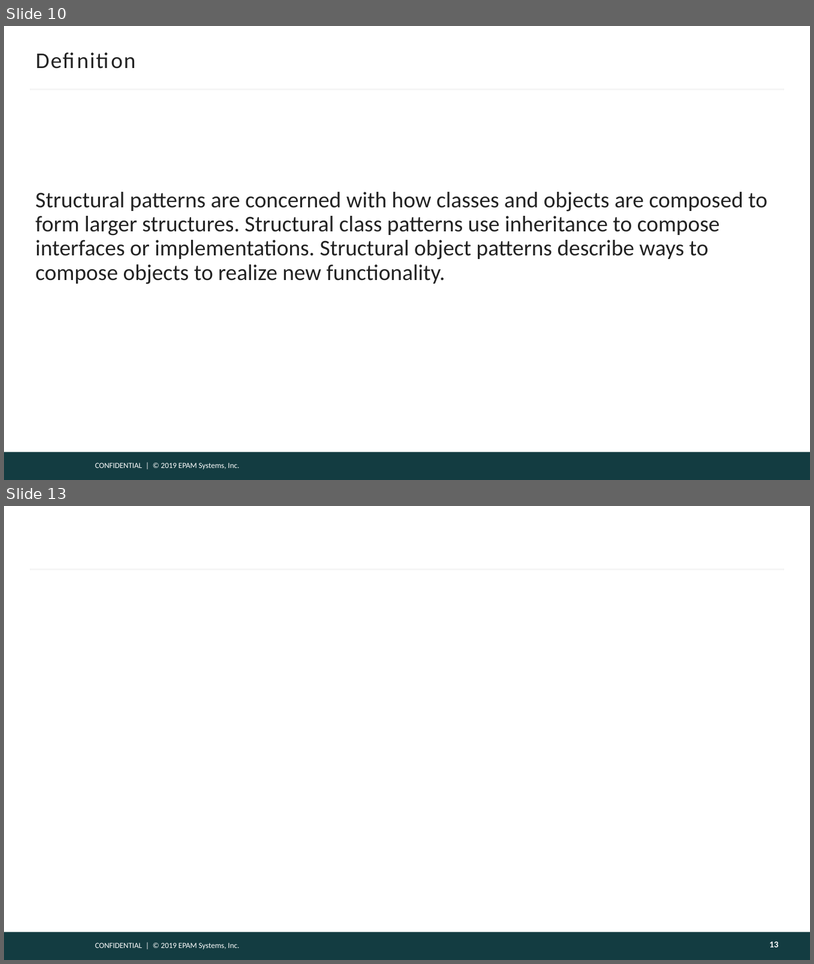
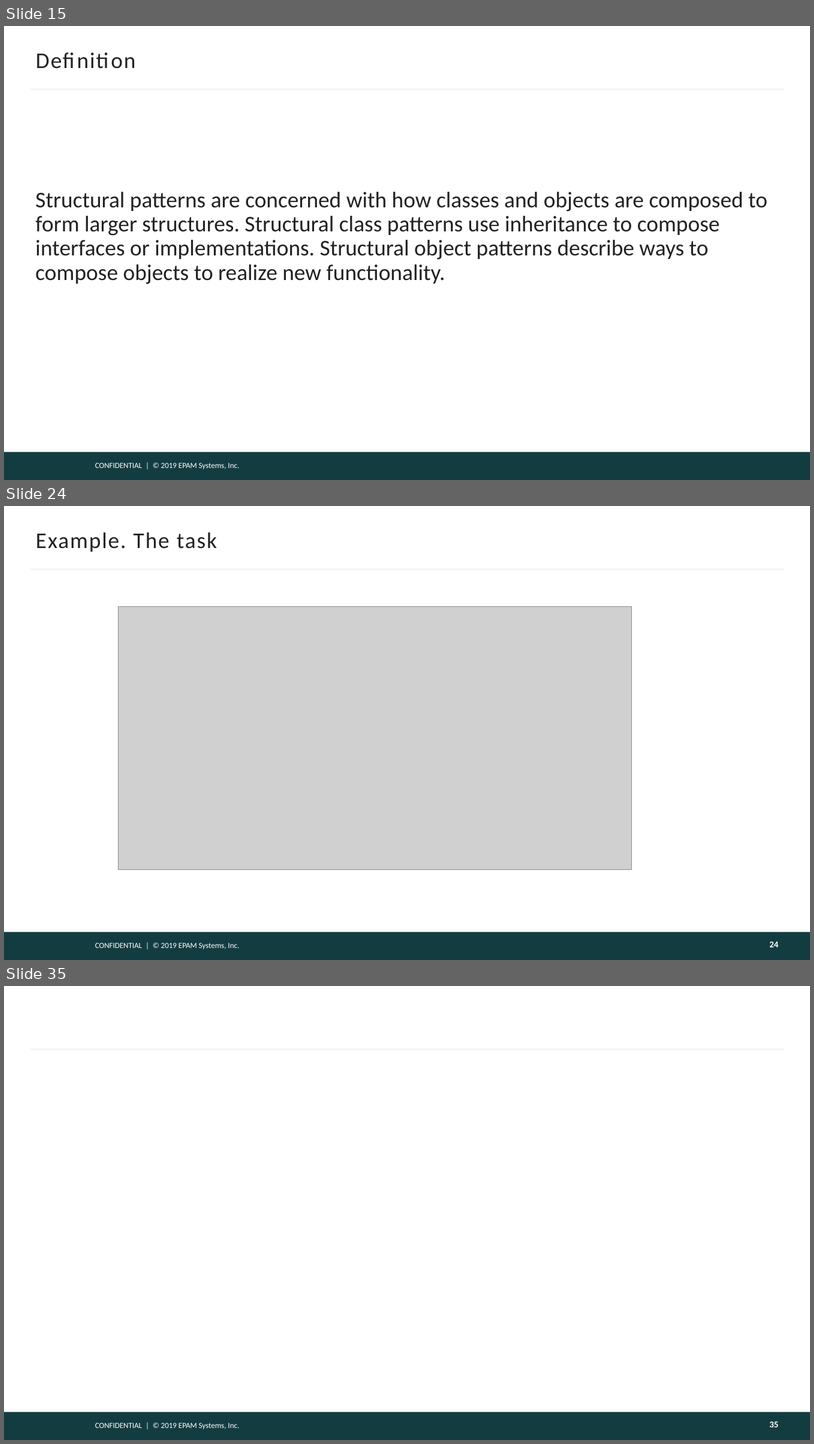
Before and after one commit to DenisPonizovkin/presentations, a slide deck: DesignPatterns.pptx. Shown one above the other, each under a label of ours: slides 10 and 13 before the commit, slides 15, 24 and 35 after it; the slides between them are not shown. The pictures are 814x964 and 814x1444 pixels, drawn with LibreOffice and Linux fonts; fonts in the diff are those of the drawing; grey boxes stand for pictures; background and template pictures are left out. Boxes give left, top, right and bottom in pixels: in the first picture for what was removed or moved away, otherwise in the second. Text is boxed around its words. In the diff, an @@ line names an element or a change of style, - is before the commit and + after.

```diff
--- a/DesignPatterns.pptx
+++ b/DesignPatterns.pptx
@@ slide 24 added at [4, 506, 810, 960], background #FFFFFF; not listed: 3 template elements that a slide beside it also shows @@
@@ title added at [36, 532, 217, 552], 20 pt, text #222222 @@
+Example. The task
@@ picture added at [119, 606, 632, 869] @@
@@ page number added at [770, 941, 779, 947], 8 pt, text #FEFEFE, bold @@
+24
@@ what was slide 10 is now slide 15 @@
@@ what was slide 13 is now slide 35 @@
@@ page number at [770, 1421, 779, 1427]: text changed @@
-13
+35
```
Also in this commit, not shown: 3 slides changed, 21 other slides added.
